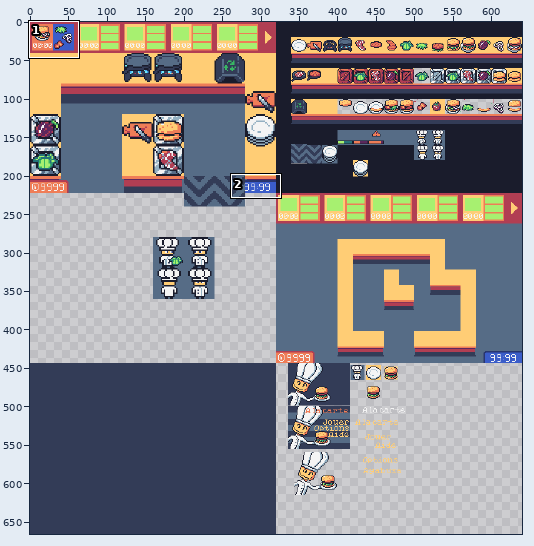
Pixel-art file, stored at src/sprites_n_map.ase. The first picture is a wide view before the edit; the outline marks the close-up.
Close-up. Earlier state:
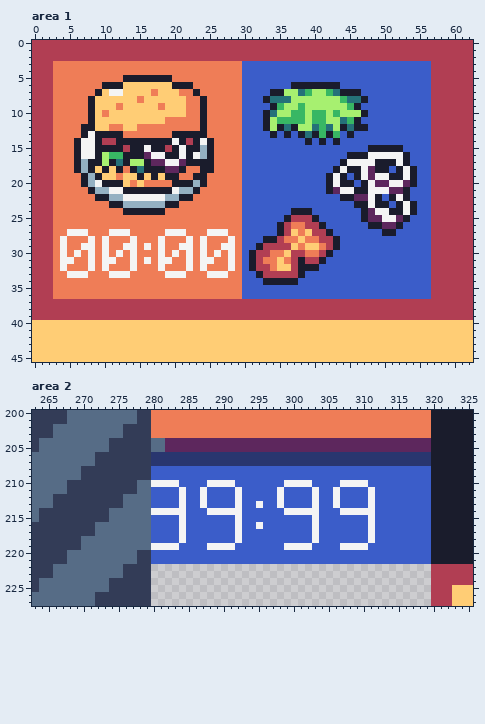
640x666 pixels, 1 frame. Shown: area 1: x 0..62, y 0..45; area 2: x 263..325, y 200..227. The commit also changed other parts of the picture, which this record leaves out.
New version:
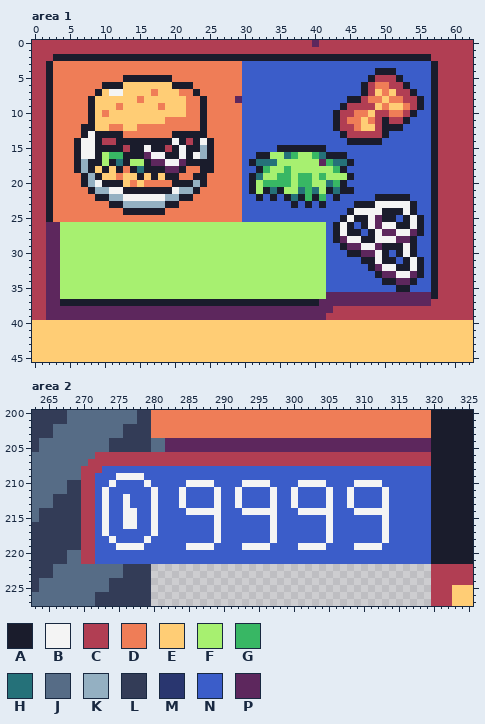
Palette (. is transparent): A #1a1c2c  B #f4f4f4  C #b13e53  D #ef7d57  E #ffcd75  F #a7f070  G #38b764  H #257179  J #566c86  K #94b0c2  L #333c57  M #29366f  N #3b5dc9  P #5d275d
Changes in this commit:
Changed rows in their new state; - is an unchanged pixel.
Area 1:
first column x 2:
 0 --------------------------------------P-----------------
 2 -AAAAAAAAAAAAAAAAAAAAAAAAAAAAAAAAAAAAAAAAAAAAAAAAAAAAAA-
 3 A------------------------------------------------------A
 4 A----------------------------------------------AAA-----A
 5 A---------------------------------------------ACCCA----A
 6 A----------------------------------NNNNNNN---ACDDCCA---A
 7 A-------------------------------NNNNNNNNNNNNNACEDECCA--A
 8 A--------------------------P---NNNNNNNNNNNNAACDDEDDCCA-A
 9 A-------------------------------NNNNNNNNNNACCCCEDEEDCA-A
10 A------------------------------NNNNNNNNNNACCDDECCDDCA--A
11 A------------------------------NNNNNNNNNNACDDEDCACCA---A
12 A------------------------------NNNNNNNNNNACCDEECAAA----A
13 A-------------------------------N-N-NNNNNNACCCCCA------A
14 A------------------------------------N-N-N-AAAAA-------A
15 A--------------------------------AAAAAAA------NNNNN----A
16 A-----------------------------AAFFHGFFGHAAANNNNNNNNN---A
17 A----------------------------AHHHFFFFFFPGHHANNNNNNNN---A
18 A-----------------------------AGFFGFFFFFFGANNNNNN-NNN--A
19 A----------------------------AHFFGGFGGFGFFFANNNNNNNNN--A
20 A----------------------------AFGGGGFGGFFHG-N-NNNNNNNN--A
21 A----------------------------AFAHAFFHGHF-HAANNNNNNNN---A
22 A-----------------------------A-A-AHAGAG-ANNNNN-A-A----A
23 A----------------------------------A-A-A------ABBBB----A
24 A----------------------------------NNN-----ABBB-A------A
25 A---------------------------------NNNNN---ABA-B-AAN-BA-A
26 PPFFFFFFFFFFFFFFFFFFFFFFFFFFFFFFFFFFFFFF-ABA-ABPBB-ABA-A
27 PPFFFFFFFFFFFFFFFFFFFFFFFFFFFFFFFFFFFFFFNABAA-ABPPBBPA-A
28 PPFFFFFFFFFFFFFFFFFFFFFFFFFFFFFFFFFFFFFFN-PBBAABBBPPA--A
29 PPFFFFFFFFFFFFFFFFFFFFFFFFFFFFFFFFFFFFFFNNAPPBBPAAABA--A
30 PPFFFFFFFFFFFFFFFFFFFFFFFFFFFFFFFFFFFFFFN--AAPPBA-ABA--A
31 PPFFFFFFFFFFFFFFFFFFFFFFFFFFFFFFFFFFFFFF-----AABAA-ABA-A
32 PPFFFFFFFFFFFFFFFFFFFFFFFFFFFFFFFFFFFFFF------APBBAABA-A
33 PPFFFFFFFFFFFFFFFFFFFFFFFFFFFFFFFFFFFFFF-------APPBBPA-A
34 PPFFFFFFFFFFFFFFFFFFFFFFFFFFFFFFFFFFFFFF--------AAPPA--A
35 PPFFFFFFFFFFFFFFFFFFFFFFFFFFFFFFFFFFFFFF----------AA---A
36 PPFFFFFFFFFFFFFFFFFFFFFFFFFFFFFFFFFFFFFFPPPPPPPPPPPPPPPA
37 PPAAAAAAAAAAAAAAAAAAAAAAAAAAAAAAAAAAAAAPPPPPPPPPPPPPPPP-
38 PPPPPPPPPPPPPPPPPPPPPPPPPPPPPPPPPPPPPPPPP---------------
39 PPPPPPPPPPPPPPPPPPPPPPPPPPPPPPPPPPPPPPPP----------------
Area 2:
first column x 270:
206 --CCCCCCCCCCCCCCCCCCCCCCCCCCCCCCCCCCCCCCCCCCCCCCCC
207 -CCCCCCCCCCCCCCCCCCCCCCCCCCCCCCCCCCCCCCCCCCCCCCCCC
208 CCCNNNNNNN----------------------------------------
209 CCNNNBBBBN----------------------------------------
210 CCNNBNNNNBNNNN-BBB-NNN-BBBB--NN--BB--NN--BB-------
211 CCNBNNNNNNB------N-B-------BN-B--N-BN-B--N-B------
212 CCNBNNBNNNB------N-B-------BN-B--N-BN-B--N-B------
213 CCNBNNBNNNB------N-B-----N-BN-B--N-BN-B--N-B------
214 CCNBNNBBNN-NNNNBBB--NNNBBBBB-NN---BB-NN---BB------
215 CCNBNNBBNNB---N----B--N----B-----N-B-----N-B------
216 CCNBNNBBNNB---N----B--N--N-B-----N-B-----N-B------
217 CCNBNNNNNNB---N----B--N----B-----N-B-----N-B------
218 CCNNBNNNNB----N----B--N----B-----N-B-----N-B------
219 CCNNNBBBBNNNNN-BBB-NNN-BBBB--NN--BB--NN--BB-------
220 CCNNNNNNNN----------------------------------------
221 CCNNNNNNNN----------------------------------------
Boxes around the changes in both close-ups, in picture pixels (x1, y1, x2, y2):
changed: (46, 40, 438, 320)
changed: (81, 452, 431, 564)
